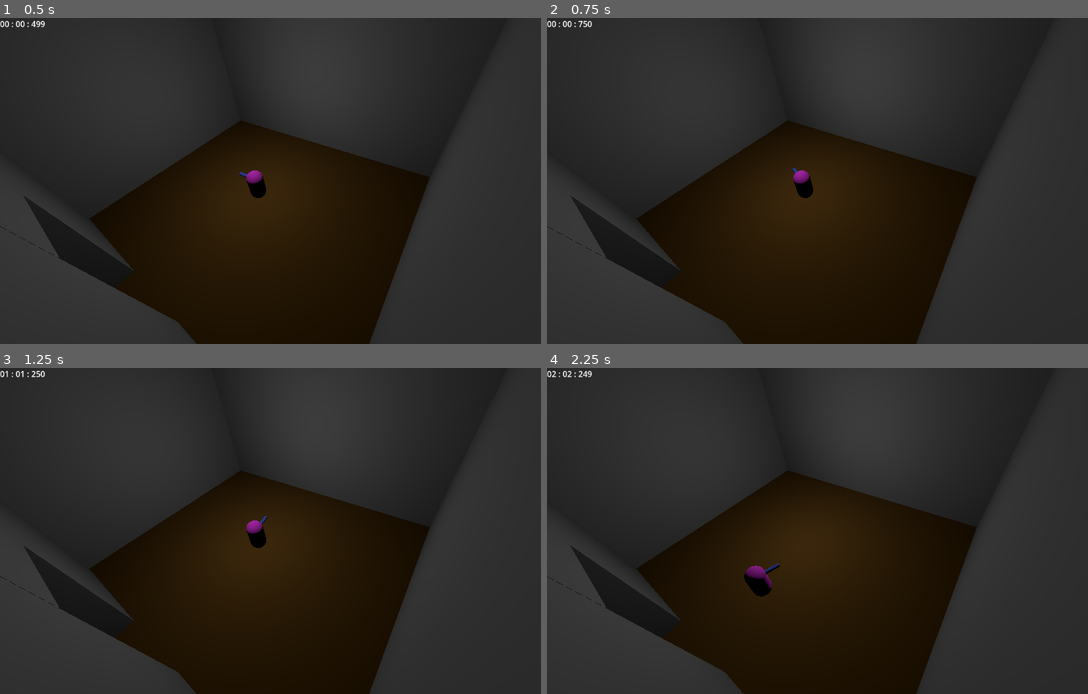
Above: before the commit, frames 1-4 (two rows, left to right).
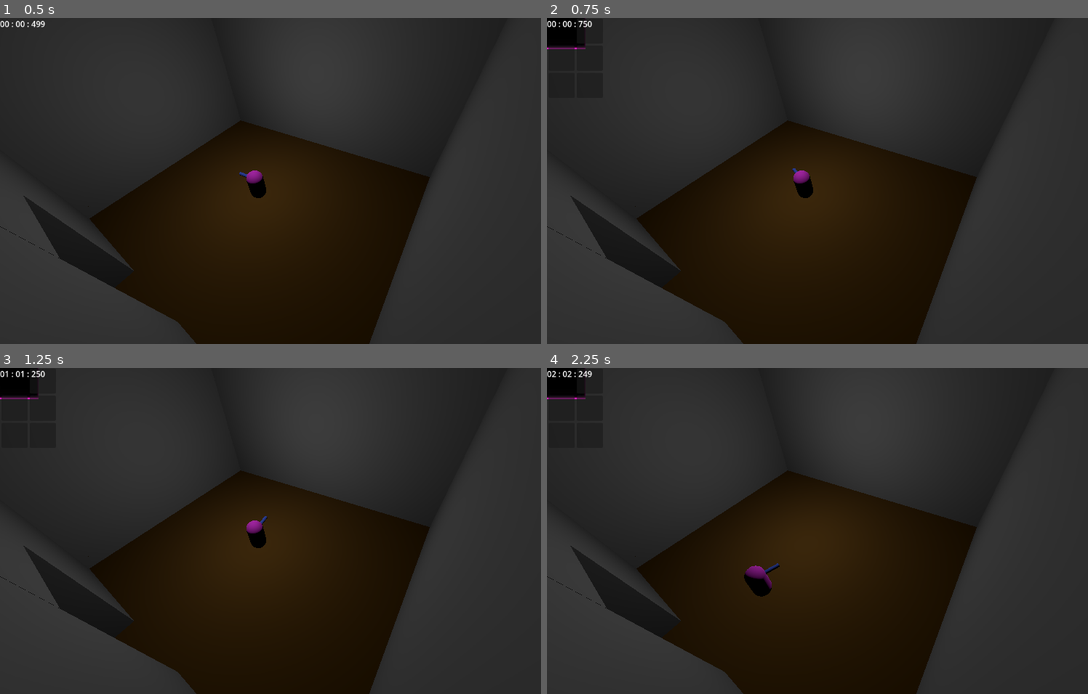
Above: after the commit, the same moments.

Repository: HuskyGameDev/2024f-team14
Game: Godot game, scene res://level/test_level.tscn
Two runs of this game, one before a commit and one after it. Both use one fixed random seed, a clock stepped at 60 frames per second and the inputs below.
Inputs:
- Up to frame 1 (0.5 s): no input
- Up to frame 2 (0.75 s): tap Enter at 0.5 s; hold D (turn_right) from 0.53 s (still down); tap P (P, bound only after the commit) at 0.6 s
- Up to frame 3 (1.25 s): keep holding D (turn_right)
- Up to frame 4 (2.25 s): tap Space at 1.25 s; release D (turn_right) at 1.28 s; hold S (move_backwards) 1.28-2.03 s; tap P (P, bound only after the commit) at 1.35, 2.1 s; hold D (turn_right) from 2.03 s (still down)

Frame 1 is identical in both runs. In frame 2, 0.6% of the frame differs, in the area x 0-8%, y 0-10%; in frame 3, 0.6%; in frame 4, 0.6%.

Commit message:
Added Inventory
Created a basic inventory, composed of six slots.

Diff:
--- /dev/null
+++ b/houghton--outbreak/Items and Inventories/9mm_Pistol.tres
@@ -0,0 +1,9 @@
+[gd_resource type="Resource" script_class="item" load_steps=3 format=3 uid="uid://sgnj1qbyi53t"]
+
+[ext_resource type="Script" path="res://scripts/inventory_item.gd" id="1_tbbak"]
+[ext_resource type="Texture2D" uid="uid://cjmouwloxbiwr" path="res://Textures/missingTexture.jpg" id="2_2ykgd"]
+
+[resource]
+script = ExtResource("1_tbbak")
+name = "9mm Pistol"
+texture = ExtResource("2_2ykgd")
--- /dev/null
+++ b/houghton--outbreak/Items and Inventories/PlayerInventory.tres
@@ -0,0 +1,9 @@
+[gd_resource type="Resource" script_class="inventory" load_steps=4 format=3 uid="uid://dcb50ttm3h73r"]
+
+[ext_resource type="Script" path="res://scripts/inventory_item.gd" id="1_fdk00"]
+[ext_resource type="Resource" uid="uid://sgnj1qbyi53t" path="res://Items and Inventories/9mm_Pistol.tres" id="2_j7xs3"]
+[ext_resource type="Script" path="res://scripts/inventory.gd" id="3_k7bbh"]
+
+[resource]
+script = ExtResource("3_k7bbh")
+inven = Array[ExtResource("1_fdk00")]([ExtResource("2_j7xs3"), null, null, null, null, null])
--- /dev/null
+++ b/houghton--outbreak/level/inv_slots.tscn
@@ -0,0 +1,16 @@
+[gd_scene load_steps=2 format=3 uid="uid://delxoyhkl7rdn"]
+
+[ext_resource type="Script" path="res://scripts/inv_slots.gd" id="1_8rafy"]
+
+[node name="InvSlots" type="Panel"]
+custom_minimum_size = Vector2(52, 50)
+offset_right = 52.0
+offset_bottom = 50.0
+script = ExtResource("1_8rafy")
+
+[node name="Sprite2D" type="Sprite2D" parent="."]
+position = Vector2(-1, -1.00001)
+scale = Vector2(0.0270833, 0.0481481)
+centered = false
+
+[node name="ItemView" type="Sprite2D" parent="."]
--- a/houghton--outbreak/level/test_level.tscn
+++ b/houghton--outbreak/level/test_level.tscn
@@ -1,8 +1,11 @@
-[gd_scene load_steps=7 format=3 uid="uid://dwpsls5jnk4qd"]
+[gd_scene load_steps=10 format=3 uid="uid://dwpsls5jnk4qd"]
 
 [ext_resource type="PackedScene" uid="uid://djmqij828p3ey" path="res://assets/test_player.tscn" id="1_lg7yx"]
 [ext_resource type="Script" path="res://scripts/camera_trigger.gd" id="2_2r25l"]
+[ext_resource type="Resource" uid="uid://dcb50ttm3h73r" path="res://Items and Inventories/PlayerInventory.tres" id="2_vv285"]
 [ext_resource type="PackedScene" uid="uid://blrtg7c3skl1l" path="res://level/test_area.tscn" id="3_wh8uq"]
+[ext_resource type="PackedScene" uid="uid://delxoyhkl7rdn" path="res://level/inv_slots.tscn" id="5_gvcf4"]
+[ext_resource type="Script" path="res://scripts/inventory_ui.gd" id="5_nuyci"]
 
 [sub_resource type="StandardMaterial3D" id="StandardMaterial3D_5jyhb"]
 albedo_color = Color(0.482939, 0.326935, 0.0905248, 1)
@@ -15,6 +18,46 @@
 
 [node name="Test Player" parent="." instance=ExtResource("1_lg7yx")]
 transform = Transform3D(1, 0, 0, 0, 1, 0, 0, 0, 1, 0, 2, 0)
+invenItems = ExtResource("2_vv285")
+
+[node name="InventoryUI" type="Control" parent="Test Player"]
+custom_minimum_size = Vector2(112, 160)
+layout_mode = 3
+anchors_preset = 0
+offset_right = 112.0
+offset_bottom = 160.0
+script = ExtResource("5_nuyci")
+
+[node name="NinePatchRect" type="NinePatchRect" parent="Test Player/InventoryUI"]
+layout_mode = 0
+offset_right = 110.0
+offset_bottom = 162.0
+
+[node name="GridContainer" type="GridContainer" parent="Test Player/InventoryUI/NinePatchRect"]
+layout_mode = 0
+offset_left = 3.0
+offset_top = 1.0
+offset_right = 111.0
+offset_bottom = 159.0
+columns = 2
+
+[node name="InvSlots" parent="Test Player/InventoryUI/NinePatchRect/GridContainer" instance=ExtResource("5_gvcf4")]
+layout_mode = 2
+
+[node name="InvSlots2" parent="Test Player/InventoryUI/NinePatchRect/GridContainer" instance=ExtResource("5_gvcf4")]
+layout_mode = 2
+
+[node name="InvSlots3" parent="Test Player/InventoryUI/NinePatchRect/GridContainer" instance=ExtResource("5_gvcf4")]
+layout_mode = 2
+
+[node name="InvSlots4" parent="Test Player/InventoryUI/NinePatchRect/GridContainer" instance=ExtResource("5_gvcf4")]
+layout_mode = 2
+
+[node name="InvSlots5" parent="Test Player/InventoryUI/NinePatchRect/GridContainer" instance=ExtResource("5_gvcf4")]
+layout_mode = 2
+
+[node name="InvSlots6" parent="Test Player/InventoryUI/NinePatchRect/GridContainer" instance=ExtResource("5_gvcf4")]
+layout_mode = 2
 
 [node name="Map Compenents" type="CSGCombiner3D" parent="."]
 transform = Transform3D(0.997708, 0, -0.067667, 0, 1, 0, 0.067667, 0, 0.997708, 0, 0, 0)
--- a/houghton--outbreak/project.godot
+++ b/houghton--outbreak/project.godot
@@ -14,6 +14,10 @@
 run/main_scene="res://level/test_level.tscn"
 config/features=PackedStringArray("4.3", "Forward Plus")
 config/icon="res://icon.svg"
+
+[filesystem]
+
+import/blender/enabled=false
 
 [input]
 
@@ -37,3 +41,8 @@
 "events": [Object(InputEventKey,"resource_local_to_scene":false,"resource_name":"","device":-1,"window_id":0,"alt_press …(192 unchanged characters)…
 ]
 }
+P={
+"deadzone": 0.5,
+"events": [Object(InputEventKey,"resource_local_to_scene":false,"resource_name":"","device":-1,"window_id":0,"alt_pressed":false,"shift_pressed":false,"ctrl_pressed":false,"meta_pressed":false,"pressed":false,"keycode":0,"physical_keycode":80,"key_label":0,"unicode":80,"location":0,"echo":false,"script":null)
+]
+}
--- /dev/null
+++ b/houghton--outbreak/scripts/inv_slots.gd
@@ -0,0 +1,10 @@
+extends Panel
+
+@onready var itemView: Sprite2D = $ItemView
+
+func update(varitem: item):
+	if !varitem:
+		itemView.visible = false
+	else:
+		itemView.visible = true
+		itemView.texture = varitem.texture
--- /dev/null
+++ b/houghton--outbreak/scripts/inventory.gd
@@ -0,0 +1,5 @@
+extends Resource
+
+class_name inventory
+
+@export var inven: Array[item]
--- /dev/null
+++ b/houghton--outbreak/scripts/inventory_item.gd
@@ -0,0 +1,6 @@
+extends Resource
+
+class_name item
+
+@export var name: String = ""
+@export var texture: Texture2D#can be a 3d model or some other variable if we want to not use sprites
--- /dev/null
+++ b/houghton--outbreak/scripts/inventory_ui.gd
@@ -0,0 +1,30 @@
+extends Control
+
+@onready var invent1: inventory = preload("res://Items and Inventories/PlayerInventory.tres")
+@onready var invSlots: Array = $NinePatchRect/GridContainer.get_children()
+
+
+var paused = false
+
+func _ready():
+	update_slots()
+	close()
+
+func update_slots():
+	for i in range(min(invent1.inven.size(), invSlots.size())):
+		invSlots[i].update(invent1.inven[i])
+
+func _process(delta):
+	if Input.is_action_just_pressed("P"):
+		if paused:
+			close()
+		else:
+			open()
+
+func open():
+	visible = true
+	paused = true
+
+func close():
+	visible = false
+	paused = false
--- a/houghton--outbreak/scripts/test_player.gd
+++ b/houghton--outbreak/scripts/test_player.gd
@@ -1,4 +1,6 @@
 extends CharacterBody3D
+
+@export var invenItems: inventory
 
 const FORWARD_SPEED = 7.5
 const BACKWARD_SPEED = 5
Binary file added: houghton--outbreak/Textures/blackScreen.png
Not shown, added: houghton--outbreak/Textures/blackScreen.png.import
Binary file added: houghton--outbreak/Textures/missingTexture.jpg
Not shown, added: houghton--outbreak/Textures/missingTexture.jpg.import
